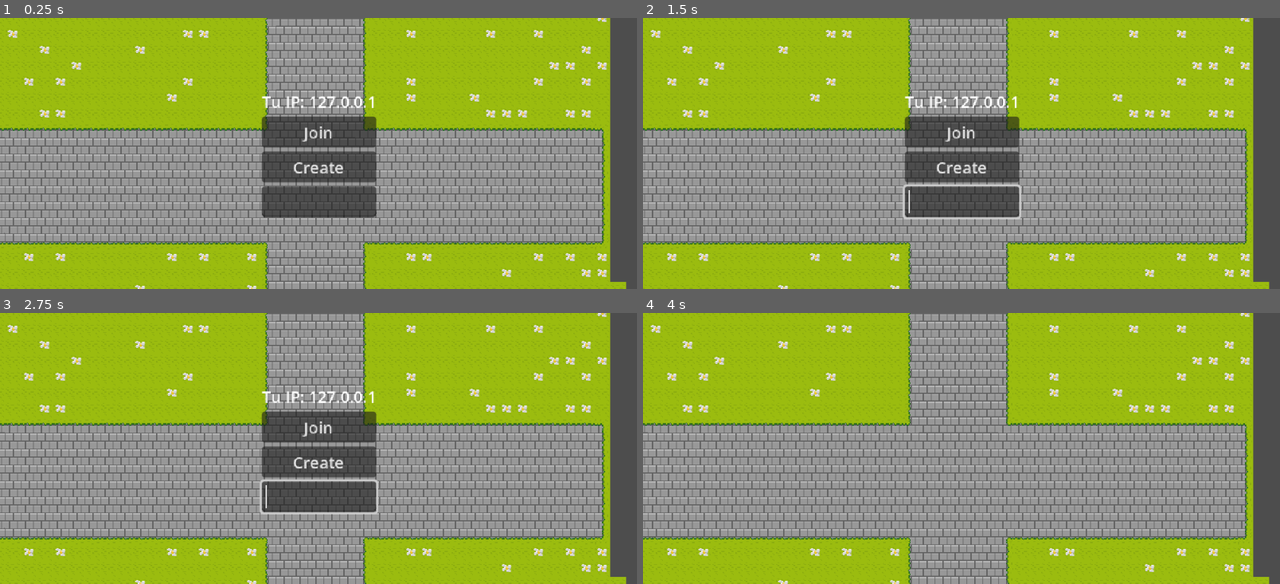
Above: before the commit, frames 1-4 (two rows, left to right).
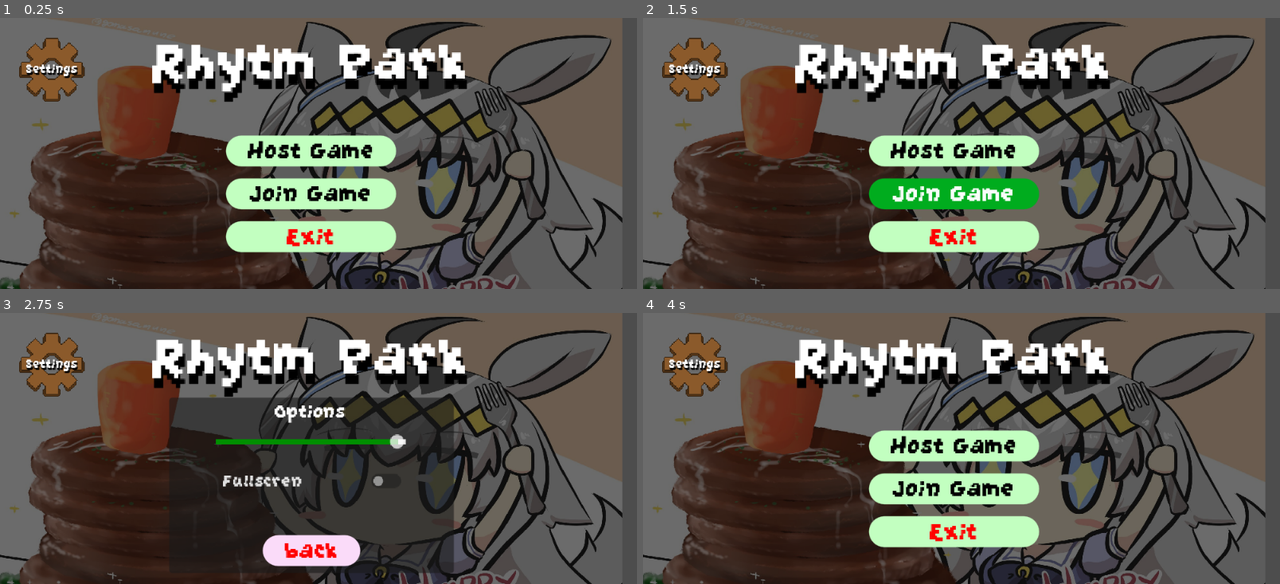
Above: after the commit, the same moments.

Repository: GroverAmador/Rhytm_Park
Game: Godot game, scene res://Scenes/UI/menu.tscn
Two runs of this game, one before a commit and one after it. Both use one fixed random seed, a clock stepped at 60 frames per second and the inputs below. This scene is started directly instead of the project's main scene. Sound files missing from this copy of the repository are replaced by a short silence.
Inputs (mouse positions are in pixels of both pictures, inside the frame that each line leads up to):
- Up to frame 1 (0.25 s): no input
- Up to frame 2 (1.5 s): click (955, 150) at 0.5 s, where only the run after the commit has a clickable "Host Game"; click (955, 194) at 1.25 s, where only the run after the commit has a clickable "Join Game"
- Up to frame 3 (2.75 s): click (50, 364) at 2.02 s
- Up to frame 4 (4 s): click (955, 551) at 2.75 s, where only the run after the commit has a clickable "back"; click (961, 462) at 3.5 s, where only the run before the commit has a clickable "Create"

The runs differ from the first frame. In frame 1, 93% of the frame differs, in the area x 0-99%, y 0-100%; in frame 2, 94%; in frame 3, 92%; in frame 4, 94%.

Commit message:
main menu

Diff:
--- /dev/null
+++ b/Scenes/UI/audio_control.gd
@@ -0,0 +1,17 @@
+extends HSlider
+
+@export var audio_bus_name: String = "Master"
+var audio_bus_id: int
+
+func _ready() -> void:
+
+	audio_bus_id = AudioServer.get_bus_index(audio_bus_name)
+
+	value = db_to_linear(AudioServer.get_bus_volume_db(audio_bus_id))
+
+
+	value_changed.connect(_on_value_changed)
+
+func _on_value_changed(value: float) -> void:
+	var db = linear_to_db(value)
+	AudioServer.set_bus_volume_db(audio_bus_id, db)
--- /dev/null
+++ b/Scenes/UI/fullscreen.gd
@@ -0,0 +1,7 @@
+extends CheckButton
+
+func _on_toggled(toggled_on: bool) -> void:
+	if toggled_on == true:
+		DisplayServer.window_set_mode(DisplayServer.WINDOW_MODE_FULLSCREEN)
+	else:
+		DisplayServer.window_set_mode(DisplayServer.WINDOW_MODE_WINDOWED)
--- /dev/null
+++ b/Scenes/UI/main_menu.gd
@@ -0,0 +1,33 @@
+extends Control
+
+
+# Called when the node enters the scene tree for the first time.
+func _ready() -> void:
+	main_buttons.visible = true
+	panel_settings.visible = false
+
+
+# Called every frame. 'delta' is the elapsed time since the previous frame.
+func _process(delta: float) -> void:
+	pass
+
+func _on_host_pressed():
+	pass # Replace with function body.
+
+func _on_join_2_pressed():
+	pass # Replace with function body.
+
+
+func _on_exit_pressed() -> void:
+	get_tree().quit()
+
+@onready var main_buttons: VBoxContainer = $MainButtons
+@onready var panel_settings: Panel = $panel_settings
+
+func _on_settings_pressed() -> void:
+	main_buttons.visible = false
+	panel_settings.visible = true
+
+
+func _on_back_pressed() -> void:
+	_ready()
--- a/Scenes/UI/menu.tscn
+++ b/Scenes/UI/menu.tscn
@@ -4,11 +4,76 @@
 [ext_resource type="Script" uid="uid://c8tp8n8l3uqm5" path="res://Scripts/Game/Connection/server_manager.gd" id="2_wuk0b"]
 [ext_resource type="PackedScene" uid="uid://d3clld080s4jk" path="res://Scenes/Game/lobby.tscn" id="3_t1b1y"]
 [ext_resource type="PackedScene" uid="uid://ddndj5pi3flv6" path="res://Scenes/Character/player.tscn" id="3_tjcm1"]
+[ext_resource type="Script" uid="uid://da1hnftcw1wox" path="res://Scenes/UI/main_menu.gd" id="5_rb4ur"]
+[ext_resource type="Texture2D" uid="uid://cnsr3k35c1spg" path="res://thumb-1920-1139471.jpg" id="5_ugp1d"]
+[ext_resource type="FontFile" uid="uid://cha5xe3qmsdug" path="res://GrapeSoda.ttf" id="6_rb4ur"]
+[ext_resource type="Texture2D" uid="uid://6gh6rpcdrfnh" path="res://Rengranaje.png" id="8_ttkkf"]
+[ext_resource type="Texture2D" uid="uid://dwg0ypifye4hm" path="res://ReengranajeHover.png" id="9_dxfgg"]
+[ext_resource type="AudioStream" uid="uid://cy8f75jftbl00" path="res://You Can Always Come Home.mp3" id="10_dxfgg"]
+[ext_resource type="Script" uid="uid://ny60di5sskri" path="res://Scenes/UI/audio_control.gd" id="11_q0i46"]
+[ext_resource type="Script" uid="uid://db23sa678gobl" path="res://Scenes/UI/fullscreen.gd" id="12_fied4"]
+
+[sub_resource type="StyleBoxTexture" id="StyleBoxTexture_4twqa"]
+texture = ExtResource("5_ugp1d")
+modulate_color = Color(0.41981313, 0.41981313, 0.4198131, 1)
+
+[sub_resource type="StyleBoxFlat" id="StyleBoxFlat_ttkkf"]
+bg_color = Color(0.76174164, 0.99999994, 0.75161445, 1)
+corner_radius_top_left = 16
+corner_radius_top_right = 16
+corner_radius_bottom_right = 16
+corner_radius_bottom_left = 16
+
+[sub_resource type="StyleBoxFlat" id="StyleBoxFlat_dxfgg"]
+bg_color = Color(8.95232e-06, 0.89089936, 0.17138511, 1)
+corner_radius_top_left = 16
+corner_radius_top_right = 16
+corner_radius_bottom_right = 16
+corner_radius_bottom_left = 16
+
+[sub_resource type="StyleBoxFlat" id="StyleBoxFlat_q0i46"]
+bg_color = Color(1.2754649e-05, 0.6756879, 0.11987954, 1)
+corner_radius_top_left = 16
+corner_radius_top_right = 16
+corner_radius_bottom_right = 16
+corner_radius_bottom_left = 16
+
+[sub_resource type="StyleBoxEmpty" id="StyleBoxEmpty_ugp1d"]
+
+[sub_resource type="StyleBoxFlat" id="StyleBoxFlat_fied4"]
+bg_color = Color(0.9787367, 0.86014813, 0.9774596, 1)
+corner_radius_top_left = 16
+corner_radius_top_right = 16
+corner_radius_bottom_right = 16
+corner_radius_bottom_left = 16
+
+[sub_resource type="StyleBoxFlat" id="StyleBoxFlat_s5hva"]
+bg_color = Color(0.9697868, 0.76502806, 0.965439, 1)
+corner_radius_top_left = 16
+corner_radius_top_right = 16
+corner_radius_bottom_right = 16
+corner_radius_bottom_left = 16
+
+[sub_resource type="StyleBoxFlat" id="StyleBoxFlat_c0ox7"]
+bg_color = Color(0.9434003, 0.5340375, 0.9452433, 1)
+corner_radius_top_left = 16
+corner_radius_top_right = 16
+corner_radius_bottom_right = 16
+corner_radius_bottom_left = 16
+
+[sub_resource type="StyleBoxLine" id="StyleBoxLine_q0i46"]
+color = Color(0.8819366, 0.8819366, 0.88193655, 1)
+thickness = 5
+
+[sub_resource type="StyleBoxLine" id="StyleBoxLine_fied4"]
+color = Color(0, 0.56078434, 0, 1)
+thickness = 5
 
 [node name="Menu" type="Node2D" unique_id=2033343429]
 script = ExtResource("1_nhmg3")
 
 [node name="CanvasLayer" type="CanvasLayer" parent="." unique_id=543805906]
+visible = false
 
 [node name="BoxContainer" type="BoxContainer" parent="CanvasLayer" unique_id=829339413]
 anchors_preset = 8
@@ -25,6 +90,7 @@
 
 [node name="VBoxContainer" type="VBoxContainer" parent="CanvasLayer/BoxContainer" unique_id=1198237227]
 layout_mode = 2
+theme_override_constants/separation = 11
 
 [node name="IpLabel" type="Label" parent="CanvasLayer/BoxContainer/VBoxContainer" unique_id=1980947056]
 layout_mode = 2
@@ -53,7 +119,223 @@
 spawn_limit = 3
 
 [node name="Lobby" parent="." unique_id=417031193 instance=ExtResource("3_t1b1y")]
-position = Vector2(-12, -8)
+position = Vector2(-1, -1)
+
+[node name="main_menu" type="Control" parent="." unique_id=1510229823]
+layout_mode = 3
+anchors_preset = 0
+offset_right = 625.0
+offset_bottom = 352.0
+script = ExtResource("5_rb4ur")
+
+[node name="bakcground" type="Panel" parent="main_menu" unique_id=197967474]
+layout_mode = 1
+anchors_preset = 15
+anchor_right = 1.0
+anchor_bottom = 1.0
+grow_horizontal = 2
+grow_vertical = 2
+theme_override_styles/panel = SubResource("StyleBoxTexture_4twqa")
+
+[node name="MainButtons" type="VBoxContainer" parent="main_menu" unique_id=65031204]
+layout_mode = 1
+anchors_preset = 8
+anchor_left = 0.5
+anchor_top = 0.5
+anchor_right = 0.5
+anchor_bottom = 0.5
+offset_left = -85.5
+offset_top = -58.5
+offset_right = 85.5
+offset_bottom = 58.5
+grow_horizontal = 2
+grow_vertical = 2
+theme_override_constants/separation = 12
+
+[node name="host" type="Button" parent="main_menu/MainButtons" unique_id=1221833334]
+layout_mode = 2
+size_flags_vertical = 3
+size_flags_stretch_ratio = 1.84
+theme_override_colors/font_color = Color(0, 0, 0, 1)
+theme_override_colors/font_focus_color = Color(0.83033526, 0.83033514, 0.83033514, 1)
+theme_override_colors/font_pressed_color = Color(0.83510804, 0.9112424, 0.8415271, 1)
+theme_override_colors/font_hover_color = Color(0.97487825, 0.99251515, 0.97844034, 1)
+theme_override_fonts/font = ExtResource("6_rb4ur")
+theme_override_font_sizes/font_size = 30
+theme_override_styles/normal = SubResource("StyleBoxFlat_ttkkf")
+theme_override_styles/pressed = SubResource("StyleBoxFlat_dxfgg")
+theme_override_styles/hover = SubResource("StyleBoxFlat_q0i46")
+theme_override_styles/focus = SubResource("StyleBoxEmpty_ugp1d")
+text = "Host Game"
+
+[node name="join" type="Button" parent="main_menu/MainButtons" unique_id=740313924]
+layout_mode = 2
+size_flags_vertical = 3
+size_flags_stretch_ratio = 1.84
+theme_override_colors/font_color = Color(0, 0, 0, 1)
+theme_override_colors/font_focus_color = Color(0.83033526, 0.83033514, 0.83033514, 1)
+theme_override_colors/font_pressed_color = Color(0.83510804, 0.9112424, 0.8415271, 1)
+theme_override_colors/font_hover_color = Color(0.97487825, 0.99251515, 0.97844034, 1)
+theme_override_fonts/font = ExtResource("6_rb4ur")
+theme_override_font_sizes/font_size = 30
+theme_override_styles/normal = SubResource("StyleBoxFlat_ttkkf")
+theme_override_styles/pressed = SubResource("StyleBoxFlat_dxfgg")
+theme_override_styles/hover = SubResource("StyleBoxFlat_q0i46")
+theme_override_styles/focus = SubResource("StyleBoxEmpty_ugp1d")
+text = "Join Game"
+
+[node name="exit" type="Button" parent="main_menu/MainButtons" unique_id=224999503]
+layout_mode = 2
+size_flags_vertical = 3
+size_flags_stretch_ratio = 1.84
+theme_override_colors/font_color = Color(1, 0, 0, 1)
+theme_override_colors/font_focus_color = Color(0.83033526, 0.83033514, 0.83033514, 1)
+theme_override_colors/font_pressed_color = Color(0.83510804, 0.9112424, 0.8415271, 1)
+theme_override_colors/font_hover_color = Color(0.97487825, 0.99251515, 0.97844034, 1)
+theme_override_fonts/font = ExtResource("6_rb4ur")
+theme_override_font_sizes/font_size = 30
+theme_override_styles/normal = SubResource("StyleBoxFlat_ttkkf")
+theme_override_styles/pressed = SubResource("StyleBoxFlat_dxfgg")
+theme_override_styles/hover = SubResource("StyleBoxFlat_q0i46")
+theme_override_styles/focus = SubResource("StyleBoxEmpty_ugp1d")
+text = "Exit"
+
+[node name="title" type="Label" parent="main_menu" unique_id=1785595725]
+layout_mode = 1
+anchors_preset = 8
+anchor_left = 0.5
+anchor_top = 0.5
+anchor_right = 0.5
+anchor_bottom = 0.5
+offset_left = -196.5
+offset_top = -180.0
+offset_right = 196.5
+offset_bottom = -84.0
+grow_horizontal = 2
+grow_vertical = 2
+theme_override_colors/font_shadow_color = Color(0, 0, 0, 1)
+theme_override_constants/shadow_offset_x = 2
+theme_override_constants/shadow_offset_y = 10
+theme_override_fonts/font = ExtResource("6_rb4ur")
+theme_override_font_sizes/font_size = 70
+text = "Rhytm Park"
+horizontal_alignment = 1
+vertical_alignment = 1
+
+[node name="settings" type="TextureButton" parent="main_menu" unique_id=1404787878]
+layout_mode = 0
+offset_left = 13.0
+offset_top = 12.0
+offset_right = 95.0
+offset_bottom = 94.0
+texture_normal = ExtResource("8_ttkkf")
+texture_pressed = ExtResource("9_dxfgg")
+
+[node name="settings2" type="Label" parent="main_menu" unique_id=127196924]
+layout_mode = 0
+offset_left = 26.0
+offset_top = 43.0
+offset_right = 78.0
+offset_bottom = 66.0
+theme_override_colors/font_shadow_color = Color(0, 0, 0, 1)
+theme_override_constants/shadow_offset_y = 2
+theme_override_fonts/font = ExtResource("6_rb4ur")
+theme_override_font_sizes/font_size = 16
+text = "Settings"
+
+[node name="AudioStreamPlayer" type="AudioStreamPlayer" parent="main_menu" unique_id=243807407]
+stream = ExtResource("10_dxfgg")
+autoplay = true
+bus = &"Music"
+
+[node name="panel_settings" type="Panel" parent="main_menu" unique_id=2017885776]
+layout_mode = 1
+anchors_preset = 8
+anchor_left = 0.5
+anchor_top = 0.5
+anchor_right = 0.5
+anchor_bottom = 0.5
+offset_left = -143.0
+offset_top = -91.0
+offset_right = 143.0
+offset_bottom = 85.0
+grow_horizontal = 2
+grow_vertical = 2
+
+[node name="Label" type="Label" parent="main_menu/panel_settings" unique_id=610146993]
+layout_mode = 1
+anchors_preset = 5
+anchor_left = 0.5
+anchor_right = 0.5
+offset_left = -37.5
+offset_top = 2.0
+offset_right = 40.5
+offset_bottom = 26.0
+grow_horizontal = 2
+theme_override_fonts/font = ExtResource("6_rb4ur")
+theme_override_font_sizes/font_size = 24
+text = "Options"
+
+[node name="back" type="Button" parent="main_menu/panel_settings" unique_id=1450318620]
+layout_mode = 1
+anchors_preset = 8
+anchor_left = 0.5
+anchor_top = 0.5
+anchor_right = 0.5
+anchor_bottom = 0.5
+offset_left = -49.0
+offset_top = 50.0
+offset_right = 49.0
+offset_bottom = 81.0
+grow_horizontal = 2
+grow_vertical = 2
+size_flags_vertical = 3
+size_flags_stretch_ratio = 1.84
+theme_override_colors/font_color = Color(1, 0, 0, 1)
+theme_override_colors/font_focus_color = Color(0.83033526, 0.83033514, 0.83033514, 1)
+theme_override_colors/font_pressed_color = Color(0.83510804, 0.9112424, 0.8415271, 1)
+theme_override_colors/font_hover_color = Color(0.97487825, 0.99251515, 0.97844034, 1)
+theme_override_fonts/font = ExtResource("6_rb4ur")
+theme_override_font_sizes/font_size = 30
+theme_override_styles/normal = SubResource("StyleBoxFlat_fied4")
+theme_override_styles/pressed = SubResource("StyleBoxFlat_s5hva")
+theme_override_styles/hover = SubResource("StyleBoxFlat_c0ox7")
+theme_override_styles/focus = SubResource("StyleBoxEmpty_ugp1d")
+text = "back"
+
+[node name="audio_control" type="HSlider" parent="main_menu/panel_settings" unique_id=682749994]
+layout_mode = 0
+offset_left = 47.5
+offset_top = 13.0
+offset_right = 237.0
+offset_bottom = 76.0
+theme_override_styles/slider = SubResource("StyleBoxLine_q0i46")
+theme_override_styles/grabber_area = SubResource("StyleBoxLine_fied4")
+theme_override_styles/grabber_area_highlight = SubResource("StyleBoxLine_fied4")
+max_value = 1.0
+step = 0.05
+value = 1.0
+script = ExtResource("11_q0i46")
+
+[node name="Fullscreen" type="CheckButton" parent="main_menu/panel_settings" unique_id=1203507632]
+layout_mode = 0
+offset_left = 47.5
+offset_top = 68.0
+offset_right = 239.5
+offset_bottom = 99.0
+theme_override_fonts/font = ExtResource("6_rb4ur")
+theme_override_font_sizes/font_size = 22
+text = "Fullscren
+"
+script = ExtResource("12_fied4")
 
 [connection signal="pressed" from="CanvasLayer/BoxContainer/VBoxContainer/Join" to="." method="_on_join_pressed"]
 [connection signal="pressed" from="CanvasLayer/BoxContainer/VBoxContainer/Create" to="." method="_on_create_pressed"]
+[connection signal="pressed" from="main_menu/MainButtons/host" to="." method="_on_host_pressed"]
+[connection signal="pressed" from="main_menu/MainButtons/join" to="main_menu" method="_on_join_2_pressed"]
+[connection signal="pressed" from="main_menu/MainButtons/exit" to="." method="_on_exit_pressed"]
+[connection signal="pressed" from="main_menu/MainButtons/exit" to="main_menu" method="_on_exit_pressed"]
+[connection signal="pressed" from="main_menu/settings" to="main_menu" method="_on_settings_pressed"]
+[connection signal="pressed" from="main_menu/panel_settings/back" to="main_menu" method="_on_back_pressed"]
+[connection signal="value_changed" from="main_menu/panel_settings/audio_control" to="main_menu/panel_settings/audio_control" method="_on_value_changed"]
+[connection signal="toggled" from="main_menu/panel_settings/Fullscreen" to="main_menu/panel_settings/Fullscreen" method="_on_toggled"]
--- /dev/null
+++ b/default_bus_layout.tres
@@ -0,0 +1,15 @@
+[gd_resource type="AudioBusLayout" format=3 uid="uid://ypfw8s0fjcts"]
+
+[resource]
+bus/1/name = &"Music"
+bus/1/solo = false
+bus/1/mute = false
+bus/1/bypass_fx = false
+bus/1/volume_db = 0.0
+bus/1/send = &"Master"
+bus/2/name = &"SFX"
+bus/2/solo = false
+bus/2/mute = false
+bus/2/bypass_fx = false
+bus/2/volume_db = 0.0
+bus/2/send = &"Master"
--- a/project.godot
+++ b/project.godot
@@ -15,6 +15,10 @@
 config/features=PackedStringArray("4.6", "GL Compatibility")
 config/icon="res://icon.svg"
 
+[audio]
+
+buses/default_bus_layout="uid://ypfw8s0fjcts"
+
 [autoload]
 
 Global="*uid://c3lg45bbfrgmi"
@@ -23,6 +27,7 @@
 
 window/size/viewport_width=640
 window/size/viewport_height=272
+window/size/mode=3
 window/size/window_width_override=1440
 window/size/window_height_override=720
 window/stretch/mode="canvas_items"
Binary file added: GrapeSoda.ttf
Not shown, added: GrapeSoda.ttf.import
Binary file added: ReengranajeHover.png
Not shown, added: ReengranajeHover.png.import
Binary file added: Rengranaje.png
Not shown, added: Rengranaje.png.import
Not shown, added: Scenes/UI/audio_control.gd.uid
Not shown, added: Scenes/UI/fullscreen.gd.uid
Not shown, added: Scenes/UI/main_menu.gd.uid
Not shown, added: You Can Always Come Home.mp3.import
Binary file added: thumb-1920-1139471.jpg
Not shown, added: thumb-1920-1139471.jpg.import
(and 1 more such lines)
